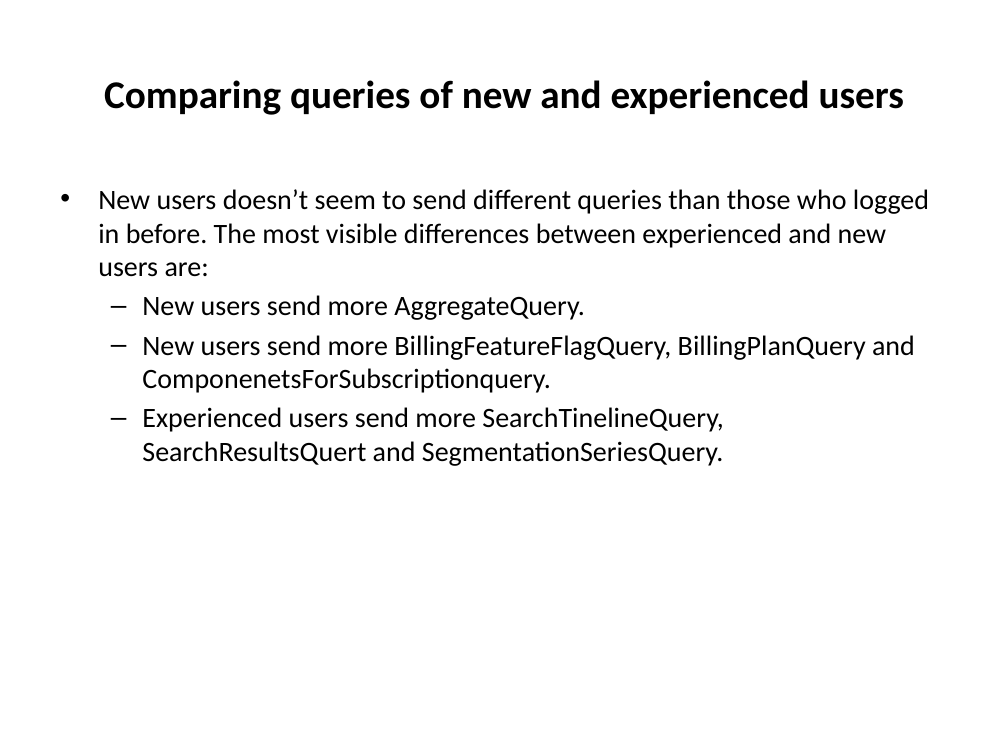
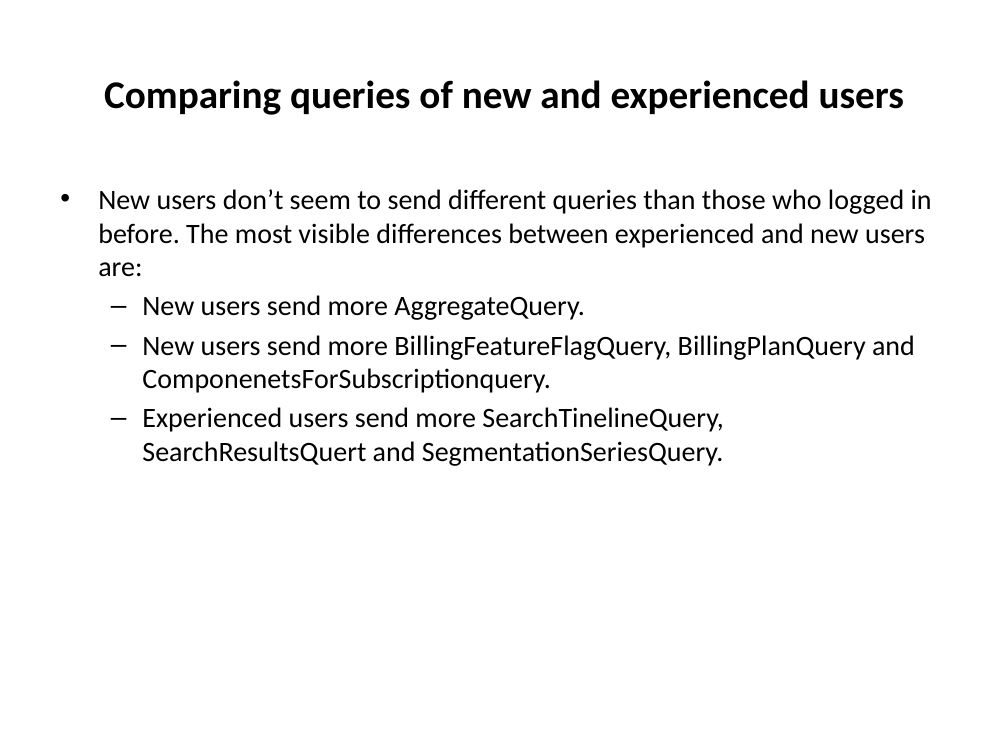
Before and after one commit to royee17/DS_Workshop, a slide deck: slide 11 of Methods.pptx (slide 5 before the commit). Drawn at 1008x756 pixels with LibreOffice and Linux fonts; fonts in the diff are those of the drawing. Boxes give left, top, right and bottom in pixels: in the first picture for what was removed or moved away, otherwise in the second. Text is boxed around its words. In the diff, an @@ line names an element or a change of style, - is before the commit and + after.

Commit message:
Added some of gru to presentation

```diff
--- a/Methods.pptx
+++ b/Methods.pptx
@@ text at (x1=98, y1=189, x2=932, y2=277): text changed @@
-• New users doesn’t seem to send different queries than those who logged in before. The most visible differences between experienced and new users are:
+• New users don’t seem to send different queries than those who logged in before. The most visible differences between experienced and new users are:
```
Also in this commit, not shown: 2 other slides changed, 8 slides added.
